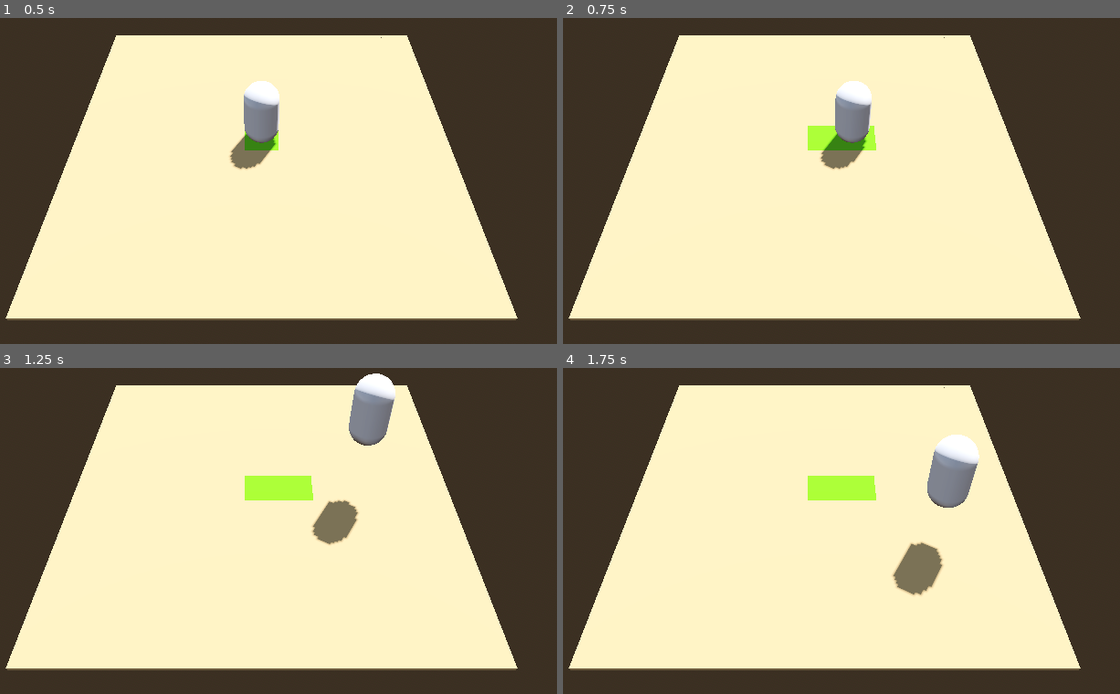
Above: before the commit, frames 1-4 (two rows, left to right).
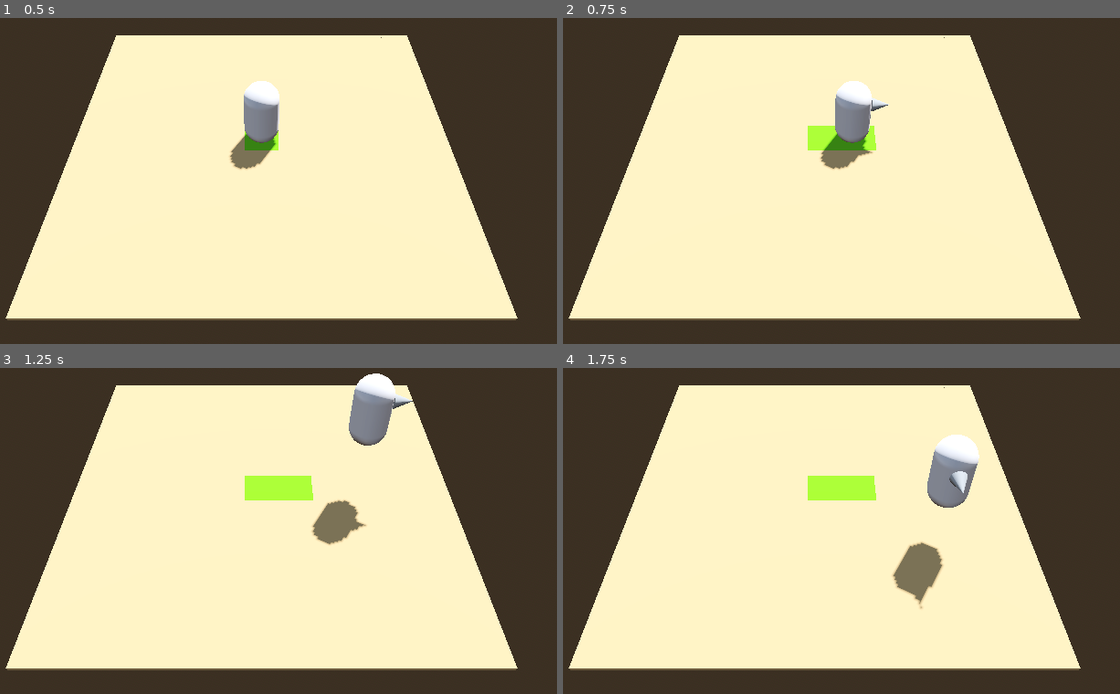
Above: after the commit, the same moments.

Repository: SimonLeBonTiberius/SythexPunks-Pirate-Software-Jam-14
Game: Godot game, scene res://scene/Level.tscn
The game is run twice, just before and just after one commit, with the same random seed, the same clock (stepped at 60 frames per second) and the same inputs. Before the commit the project starts from res://Level.tscn.
Inputs:
- Up to frame 1 (0.5 s): no input
- Up to frame 2 (0.75 s): tap Enter at 0.5 s; hold D (strafe_right) from 0.53 s (still down)
- Up to frame 3 (1.25 s): keep holding D (strafe_right); tap Space (jump) at 0.77 s
- Up to frame 4 (1.75 s): release D (strafe_right) at 1.28 s; hold S (move_back) from 1.28 s (still down); tap Space (jump) at 1.52 s

Frame 1 is identical in both runs. In frame 2, 0.1% of the frame differs, in the area x 53-59%, y 24-43%; in frame 3, 0.1%; in frame 4, 0.2%, in the area x 62-73%, y 31-74%.

Commit message:
adding direction of the nose / changed position of the directory

Diff:
--- /dev/null
+++ b/prefab/player.tscn
@@ -0,0 +1,32 @@
+[gd_scene load_steps=6 format=3 uid="uid://c18woqs77taft"]
+
+[ext_resource type="Script" path="res://scipt/Player.gd" id="1_7v27u"]
+
+[sub_resource type="CapsuleShape3D" id="CapsuleShape3D_8npj1"]
+
+[sub_resource type="CapsuleMesh" id="CapsuleMesh_ffpa1"]
+
+[sub_resource type="StandardMaterial3D" id="StandardMaterial3D_wl5ab"]
+albedo_color = Color(0.796078, 0.772549, 0.776471, 1)
+
+[sub_resource type="CylinderMesh" id="CylinderMesh_slbns"]
+top_radius = 0.2
+bottom_radius = 0.001
+height = 0.5
+
+[node name="Player" type="CharacterBody3D" node_paths=PackedStringArray("body")]
+transform = Transform3D(1, 0, 0, 0, 1, 0, 0, 0, 1, 0, 1, 0)
+script = ExtResource("1_7v27u")
+body = NodePath("Body")
+
+[node name="Hitbox" type="CollisionShape3D" parent="."]
+shape = SubResource("CapsuleShape3D_8npj1")
+
+[node name="Body" type="MeshInstance3D" parent="."]
+mesh = SubResource("CapsuleMesh_ffpa1")
+surface_material_override/0 = SubResource("StandardMaterial3D_wl5ab")
+
+[node name="Nose" type="MeshInstance3D" parent="Body"]
+transform = Transform3D(-1, 8.74228e-08, 0, 3.82137e-15, 4.37114e-08, 1, 8.74228e-08, 1, -4.37114e-08, 0, 0.3, -0.75)
+mesh = SubResource("CylinderMesh_slbns")
+skeleton = NodePath("../..")
--- a/project.godot
+++ b/project.godot
@@ -11,7 +11,7 @@
 [application]
 
 config/name="PirateSoftwareJam14"
-run/main_scene="res://Level.tscn"
+run/main_scene="res://scene/Level.tscn"
 config/features=PackedStringArray("4.2", "Forward Plus")
 config/icon="res://icon.svg"
 
--- a/Level.tscn
+++ b/scene/Level.tscn
@@ -1,6 +1,6 @@
-[gd_scene load_steps=13 format=3 uid="uid://bnx6hcn3mn5ao"]
-
-[ext_resource type="Script" path="res://Player.gd" id="1_2gwou"]
+[gd_scene load_steps=9 format=3 uid="uid://bnx6hcn3mn5ao"]
+
+[ext_resource type="PackedScene" uid="uid://c18woqs77taft" path="res://prefab/player.tscn" id="1_3t2u8"]
 
 [sub_resource type="GDScript" id="GDScript_m8blk"]
 script/source = "extends Node3D
@@ -39,18 +39,6 @@
 [sub_resource type="BoxShape3D" id="BoxShape3D_sep5m"]
 size = Vector3(1, 0.1, 1)
 
-[sub_resource type="CapsuleShape3D" id="CapsuleShape3D_8npj1"]
-
-[sub_resource type="CylinderMesh" id="CylinderMesh_slbns"]
-top_radius = 0.2
-bottom_radius = 0.001
-height = 0.5
-
-[sub_resource type="CapsuleMesh" id="CapsuleMesh_ffpa1"]
-
-[sub_resource type="StandardMaterial3D" id="StandardMaterial3D_wl5ab"]
-albedo_color = Color(0.796078, 0.772549, 0.776471, 1)
-
 [node name="Root" type="Node3D"]
 script = SubResource("GDScript_m8blk")
 
@@ -1295,20 +1283,7 @@
 [node name="Hitbox" type="CollisionShape3D" parent="Ground/Row 10/Tile 10"]
 shape = SubResource("BoxShape3D_sep5m")
 
-[node name="Player" type="CharacterBody3D" parent="."]
-transform = Transform3D(1, 0, 0, 0, 1, 0, 0, 0, 1, 0, 1, 0)
-script = ExtResource("1_2gwou")
-
-[node name="Hitbox" type="CollisionShape3D" parent="Player"]
-shape = SubResource("CapsuleShape3D_8npj1")
-
-[node name="Nose" type="MeshInstance3D" parent="Player"]
-transform = Transform3D(-1, 8.74228e-08, 0, 3.82137e-15, 4.37114e-08, 1, 8.74228e-08, 1, -4.37114e-08, 0, 0.3, -0.75)
-mesh = SubResource("CylinderMesh_slbns")
-
-[node name="Body" type="MeshInstance3D" parent="Player"]
-mesh = SubResource("CapsuleMesh_ffpa1")
-surface_material_override/0 = SubResource("StandardMaterial3D_wl5ab")
+[node name="Player" parent="." instance=ExtResource("1_3t2u8")]
 
 [node name="Camera" type="Camera3D" parent="."]
 transform = Transform3D(1, 0, 0, 0, 0.707106, 0.707106, 0, -0.707106, 0.707106, 0, 10, 10)
--- a/Player.gd
+++ b/scipt/Player.gd
@@ -4,22 +4,30 @@
 const SPEED = 4.0
 const JUMP_VELOCITY = 6.0
 const MOUSE_SENSITIVITY = 0.002
-
+@export var  body: Node3D
 # Get the gravity from the project settings to be synced with RigidBody nodes.
 var gravity = ProjectSettings.get_setting("physics/3d/default_gravity")
-
 func _physics_process(delta):
 	# Add the gravity.
 	if not is_on_floor():
 		velocity.y -= gravity * delta
 
 	# Handle jump.
+
 	if Input.is_action_just_pressed("jump") and is_on_floor():
 		velocity.y = JUMP_VELOCITY
 
 	# Get the input direction and handle the movement/deceleration.
 	# As good practice, you should replace UI actions with custom gameplay actions.
 	var input_dir = Input.get_vector("strafe_left", "strafe_right", "move_forward", "move_back")
+	if Input.is_action_pressed("move_forward"):
+		body.set_rotation_degrees (Vector3(0, 0, 0))
+	if Input.is_action_pressed("strafe_left"):
+		body.set_rotation_degrees (Vector3(0,90 , 0))
+	if Input.is_action_pressed("strafe_right"):
+		body.set_rotation_degrees (Vector3(0,-90 , 0))
+	if Input.is_action_pressed("move_back"):
+		body.set_rotation_degrees (Vector3(0,-180 , 0))
 	var direction = (transform.basis * Vector3(input_dir.x, 0, input_dir.y)).normalized()
 	if direction:
 		velocity.x = direction.x * SPEED
@@ -28,8 +36,8 @@
 		velocity.x = move_toward(velocity.x, 0, SPEED)
 		velocity.z = move_toward(velocity.z, 0, SPEED)
 
+
 	move_and_slide()
-
 	# Check collision with tiles
 	for i in get_slide_collision_count():
 		var collision: KinematicCollision3D = get_slide_collision(i)
